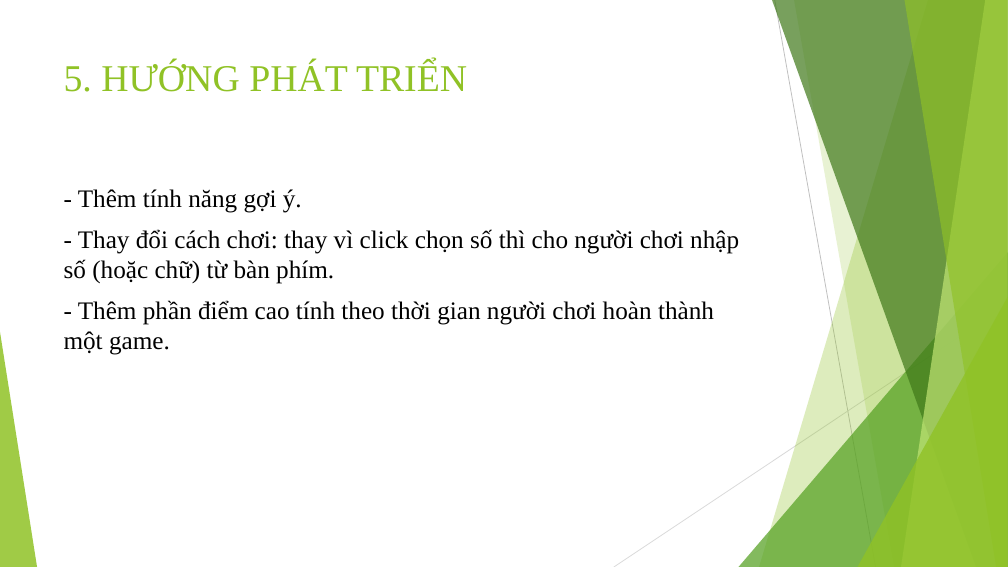
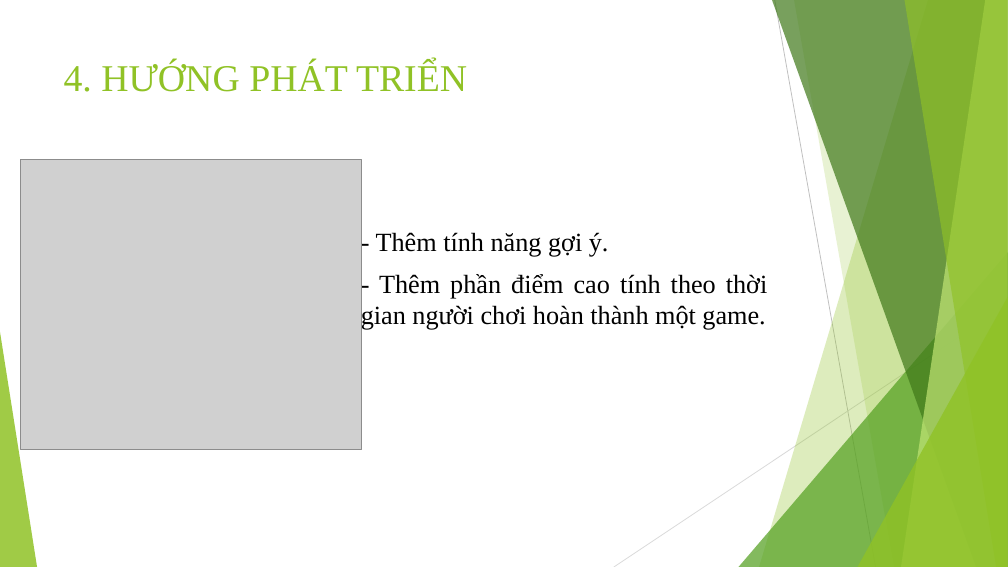
Before and after one commit to trungpham2701/CTDL-GT-Sudoku, a slide deck: slide 8 of BaoCaoCTDL.pptx (slide 11 before the commit). Drawn at 1008x567 pixels with LibreOffice and Linux fonts; fonts in the diff are those of the drawing; grey boxes stand for pictures. Boxes give left, top, right and bottom in pixels: in the first picture for what was removed or moved away, otherwise in the second. Text is boxed around its words. In the diff, an @@ line names an element or a change of style, - is before the commit and + after.

```diff
--- a/BaoCaoCTDL.pptx
+++ b/BaoCaoCTDL.pptx
@@ title at [64,62,467,92]: text changed @@
-5. HƯỚNG PHÁT TRIỂN
+4. HƯỚNG PHÁT TRIỂN
@@ picture added at [20,160,361,450] @@
@@ text at [64,229,739,284]: paragraph removed @@
-- Thay đổi cách chơi: thay vì click chọn số thì cho người chơi nhập số (hoặc chữ) từ bàn phím.
@@ text "- Thêm tính năng gợi ...": place and size @@
-text "- Thêm tính năng gợi ..." at [64,189,739,355]
+text "- Thêm tính năng gợi ..." at [361,232,768,330]
@@ text "- Thêm tính năng gợi ..." at [361,232,768,330]: size 24 to 25 pt; alignment left to justified @@
```
Also in this commit, not shown: 3 other slides changed, 1 slide added, 4 slides removed.
